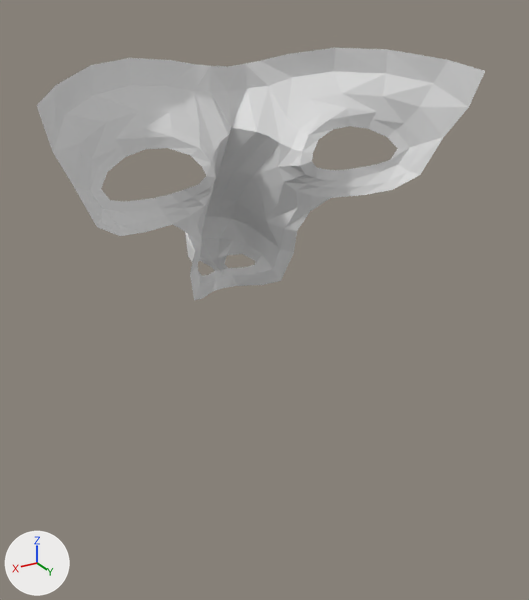
A saved change to the Blender file BlendFilesForUnity/B_CharacterModel.blend.
Camera for both pictures: a camera (50 mm lens) standing at (1.92, 3.98, 1.06) and looking at (-0.1, 0.62, -0.61). Every picture has the same lights, and +X, +Y and +Z are marked at lower left.
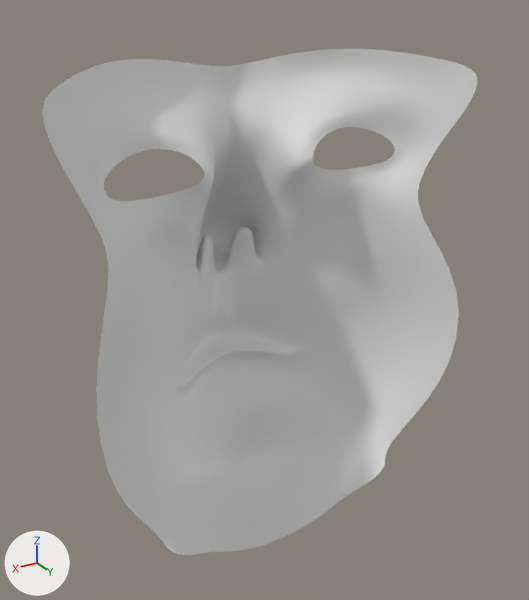
Edits to the bpy script that builds the scene:
```text
Change me_plane_001:
    used by ob_plane; location = (0.0, 0.455, 0.0); rotation_euler = (1.571, 0.0, 0.0), in degrees (90, 0, 0); scale = (0.244, 0.244, 0.244)
    remove me_plane_001.from_pydata(...)  # 128 vertices, 102 faces; spans x 0.0..4.88, y -2.59..3.07, z -2.56..1.83
    add me_plane_001.from_pydata(...)  # 226 vertices, 200 faces; spans x 0.0..4.87, y -8.68..3.07, z -3.01..1.83
    me_plane_001 part 1
    23 vertices move from x 0.0..3.35, y -2.59..0.12, z -1.55..1.79 to x 0.0..3.62, y -2.56..0.12, z -1.97..1.69
    98 vertices are added at x 0.0..4.69, y -8.68..-0.75, z -3.01..0.95
    98 new faces join them
    me_plane_001 part 2: 102 kept faces spanning x 0.0..4.87, y -2.56..3.07, z -2.56..1.83 are now shaded smooth
Change ob_plane:
    add _m = ob_plane.modifiers.new('Subsurf', 'SUBSURF')
```

Where the change shows, as pixel boxes [x1, y1, x2, y2] in the pictures (529 x 600 px):
'Plane', reshaped, modifiers changed (100% taller): before [37, 48, 485, 300]; after [43, 49, 477, 555]
part 1 of me_plane_001, built on: before [97, 165, 419, 300]; after [96, 163, 459, 555]
part 2 of me_plane_001, shading changed: before [37, 48, 485, 278]; after [43, 49, 477, 278]
